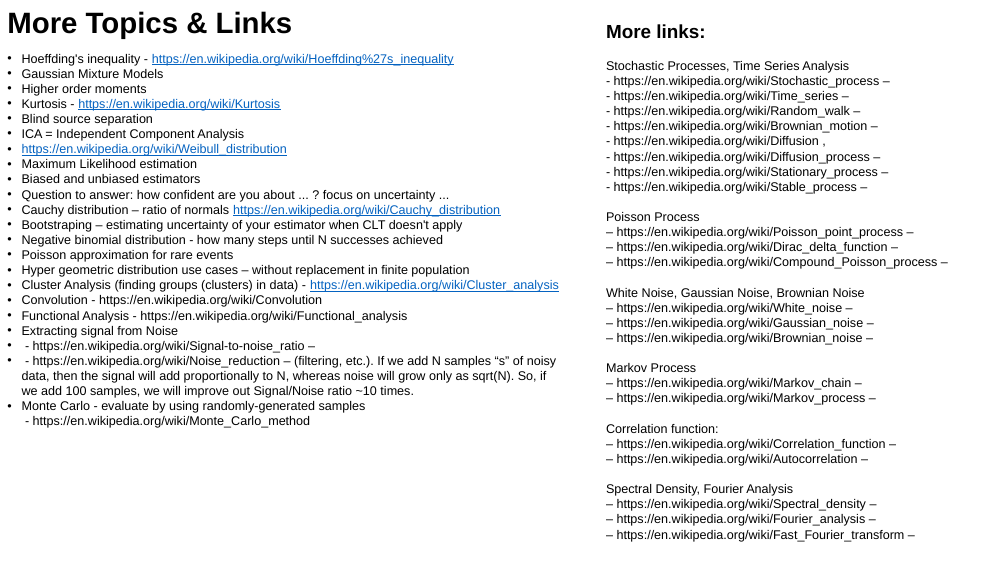
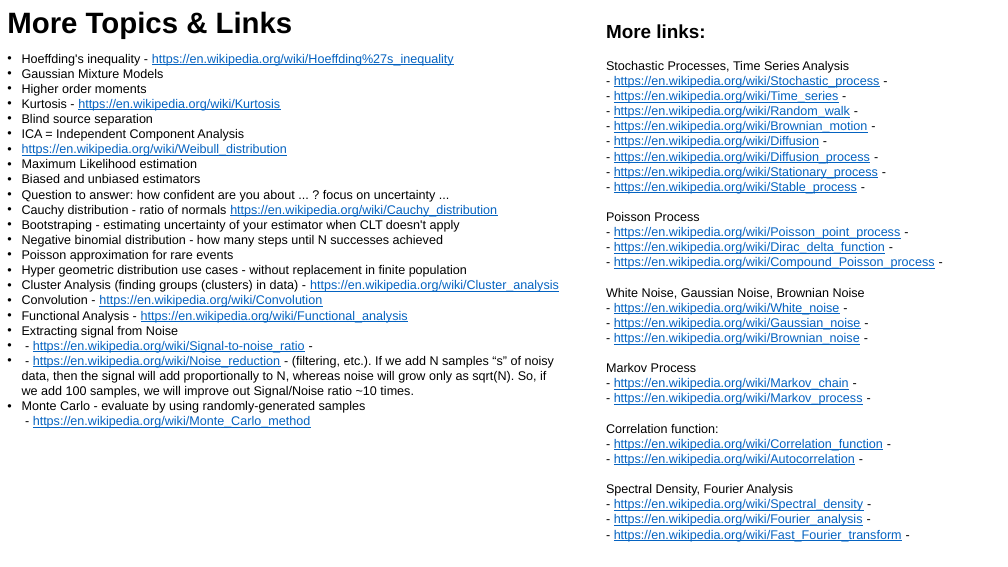
Before and after one commit to lselector/ml_ai_doc, a slide deck: slide 2 of statistics_13_misc.pptx. Drawn at 1008x567 pixels with LibreOffice and Linux fonts; fonts in the diff are those of the drawing. Boxes give left, top, right and bottom in pixels: in the first picture for what was removed or moved away, otherwise in the second. Text is boxed around its words. In the diff, an @@ line names an element or a change of style, - is before the commit and + after.

```diff
--- a/statistics_13_misc.pptx
+++ b/statistics_13_misc.pptx
@@ text at box(614, 76, 880, 194): text changed; text colour #000000 to #0563C1 @@
-- https://en.wikipedia.org/wiki/Stochastic_process –
-- https://en.wikipedia.org/wiki/Time_series –
-- https://en.wikipedia.org/wiki/Random_walk –
-- https://en.wikipedia.org/wiki/Brownian_motion –
-- https://en.wikipedia.org/wiki/Diffusion ,
-- https://en.wikipedia.org/wiki/Diffusion_process –
-- https://en.wikipedia.org/wiki/Stationary_process –
-- https://en.wikipedia.org/wiki/Stable_process –
+- https://en.wikipedia.org/wiki/Stochastic_process -
+- https://en.wikipedia.org/wiki/Time_series -
+- https://en.wikipedia.org/wiki/Random_walk -
+- https://en.wikipedia.org/wiki/Brownian_motion -
+- https://en.wikipedia.org/wiki/Diffusion -
+- https://en.wikipedia.org/wiki/Diffusion_process -
+- https://en.wikipedia.org/wiki/Stationary_process -
+- https://en.wikipedia.org/wiki/Stable_process -
@@ text at box(22, 205, 497, 232): text changed @@
-• Cauchy distribution – ratio of normals https://en.wikipedia.org/wiki/Cauchy_distribution
-• Bootstraping – estimating uncertainty of your estimator when CLT doesn't apply
+• Cauchy distribution - ratio of normals https://en.wikipedia.org/wiki/Cauchy_distribution
+• Bootstraping - estimating uncertainty of your estimator when CLT doesn't apply
@@ text at box(614, 227, 935, 269): text changed; text colour #000000 to #0563C1 @@
-– https://en.wikipedia.org/wiki/Poisson_point_process –
-– https://en.wikipedia.org/wiki/Dirac_delta_function –
-– https://en.wikipedia.org/wiki/Compound_Poisson_process –
+- https://en.wikipedia.org/wiki/Poisson_point_process -
+- https://en.wikipedia.org/wiki/Dirac_delta_function -
+- https://en.wikipedia.org/wiki/Compound_Poisson_process -
@@ text at box(22, 265, 467, 277): text changed @@
-• Hyper geometric distribution use cases – without replacement in finite population
+• Hyper geometric distribution use cases - without replacement in finite population
@@ text at box(22, 295, 408, 428): text colour #000000 to #0563C1, underline on in "https://en.wikipedia.org/wiki/Convolution", "https://en.wikipedia.org/wiki/Functional_analysis", "https://en.wikipedia.org/wiki/Monte_Carlo_method" @@
@@ text at box(614, 303, 861, 345): text changed; text colour #000000 to #0563C1 @@
-– https://en.wikipedia.org/wiki/White_noise –
-– https://en.wikipedia.org/wiki/Gaussian_noise –
-– https://en.wikipedia.org/wiki/Brownian_noise –
+- https://en.wikipedia.org/wiki/White_noise -
+- https://en.wikipedia.org/wiki/Gaussian_noise -
+- https://en.wikipedia.org/wiki/Brownian_noise -
@@ text at box(22, 341, 554, 398): text changed @@
-• - https://en.wikipedia.org/wiki/Signal-to-noise_ratio –
-• - https://en.wikipedia.org/wiki/Noise_reduction – (filtering, etc.). If we add N samples “s” of noisy data, then the signal will add proportionally to N, whereas noise will grow only as sqrt(N). So, if we add 100 samples, we will improve out Signal/Noise ratio ~10 times.
+• - https://en.wikipedia.org/wiki/Signal-to-noise_ratio -
+• - https://en.wikipedia.org/wiki/Noise_reduction - (filtering, etc.). If we add N samples “s” of noisy data, then the signal will add proportionally to N, whereas noise will grow only as sqrt(N). So, if we add 100 samples, we will improve out Signal/Noise ratio ~10 times.
@@ text at box(614, 378, 863, 405): text changed; text colour #000000 to #0563C1 @@
-– https://en.wikipedia.org/wiki/Markov_chain –
-– https://en.wikipedia.org/wiki/Markov_process –
+- https://en.wikipedia.org/wiki/Markov_chain -
+- https://en.wikipedia.org/wiki/Markov_process -
@@ text at box(614, 439, 883, 466): text changed; text colour #000000 to #0563C1 @@
-– https://en.wikipedia.org/wiki/Correlation_function –
-– https://en.wikipedia.org/wiki/Autocorrelation –
+- https://en.wikipedia.org/wiki/Correlation_function -
+- https://en.wikipedia.org/wiki/Autocorrelation -
@@ text at box(614, 499, 902, 542): text changed; text colour #000000 to #0563C1 @@
-– https://en.wikipedia.org/wiki/Spectral_density –
-– https://en.wikipedia.org/wiki/Fourier_analysis –
-– https://en.wikipedia.org/wiki/Fast_Fourier_transform –
+- https://en.wikipedia.org/wiki/Spectral_density -
+- https://en.wikipedia.org/wiki/Fourier_analysis -
+- https://en.wikipedia.org/wiki/Fast_Fourier_transform -
```
Also in this commit, not shown: 1 other slide changed, 2 other files.
